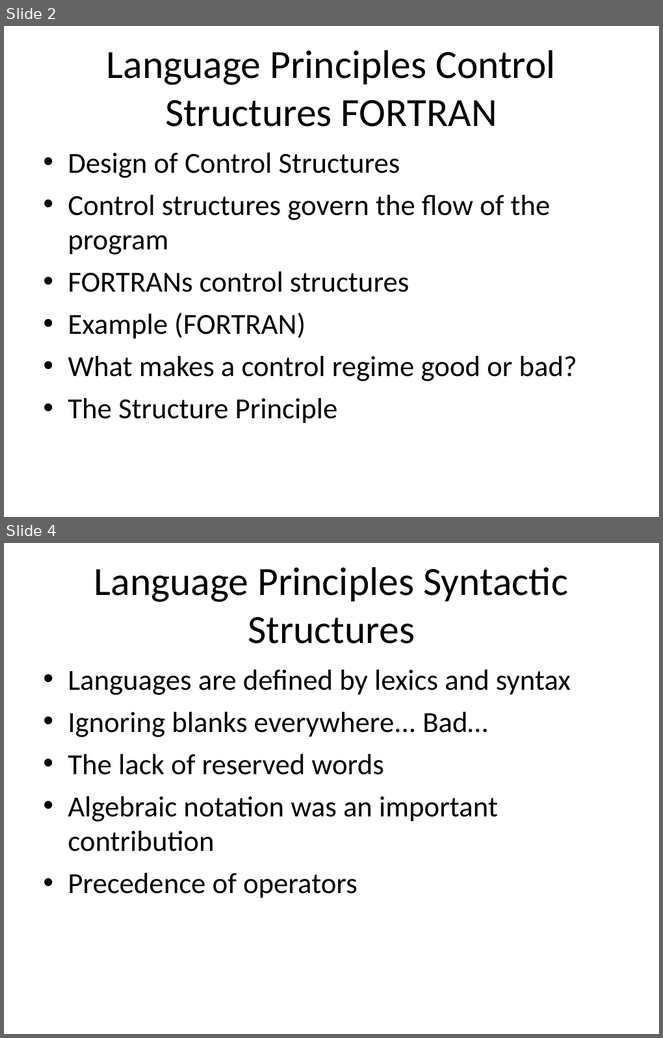
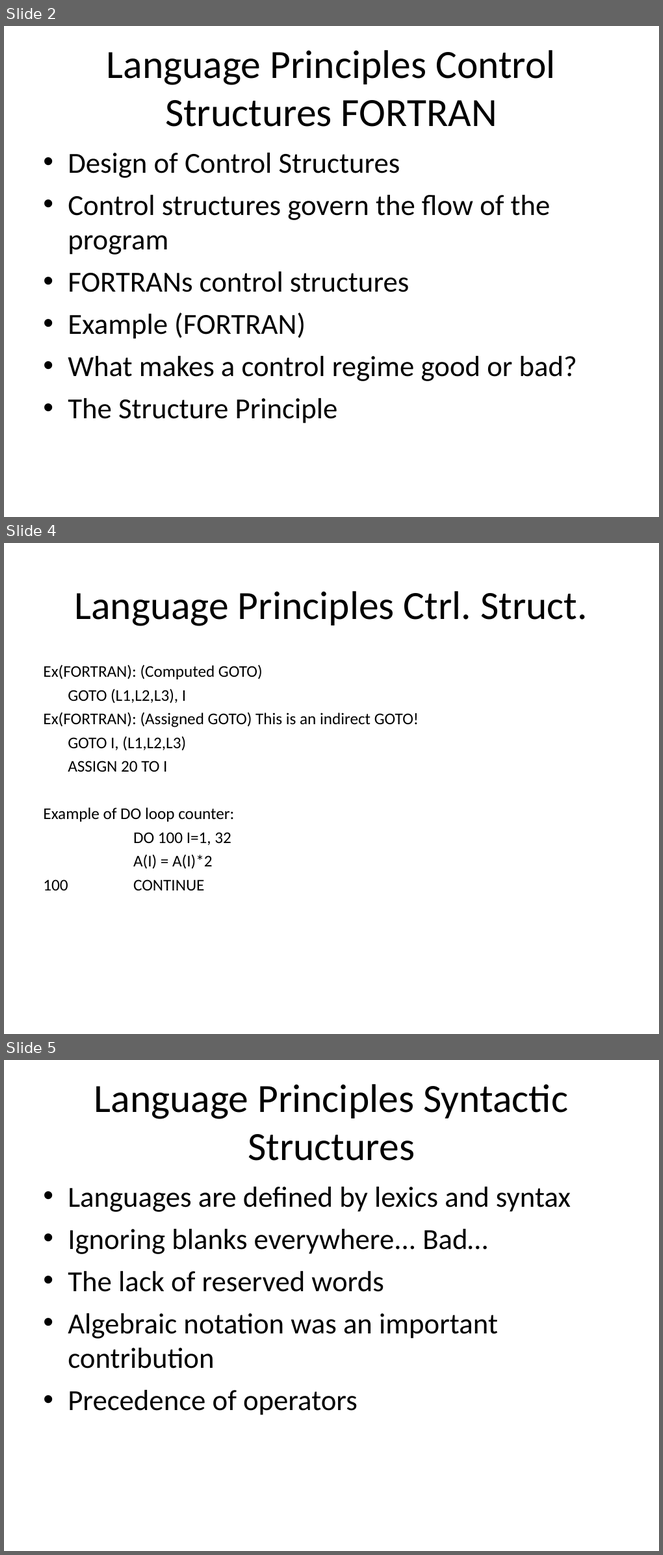
Before and after one commit to isurup/kalle-martin-group, a slide deck: SSE2/slides/4 Language - Martin.ppt. Shown one above the other, each under a label of ours: slides 2 and 4 before the commit, slides 2, 4 and 5 after it; the slides between them are not shown. The pictures are 663x1038 and 663x1555 pixels, drawn with LibreOffice and Linux fonts; fonts in the diff are those of the drawing. Boxes give left, top, right and bottom in pixels: in the first picture for what was removed or moved away, otherwise in the second. Text is boxed around its words. In the diff, an @@ line names an element or a change of style, - is before the commit and + after.

```diff
--- a/SSE2/slides/4 Language - Martin.ppt
+++ b/SSE2/slides/4 Language - Martin.ppt
@@ slide 4 added at [4, 543, 659, 1034], background #FFFFFF @@
@@ title added at [74, 591, 588, 626], 44 pt, text #000000 @@
+Language Principles Ctrl. Struct.
@@ text added at [43, 665, 419, 891], 18 pt, text #000000 @@
+Ex(FORTRAN): (Computed GOTO)
+GOTO (L1,L2,L3), I
+Ex(FORTRAN): (Assigned GOTO) This is an indirect GOTO!
+GOTO I, (L1,L2,L3)
+ASSIGN 20 TO I
+Example of DO loop counter:
+DO 100 I=1, 32
+A(I) = A(I)*2
+100 CONTINUE
@@ what was slide 4 is now slide 5 @@
```
Also in this commit, not shown: 3 slides changed, 3 other slides added, 2 slides removed.
